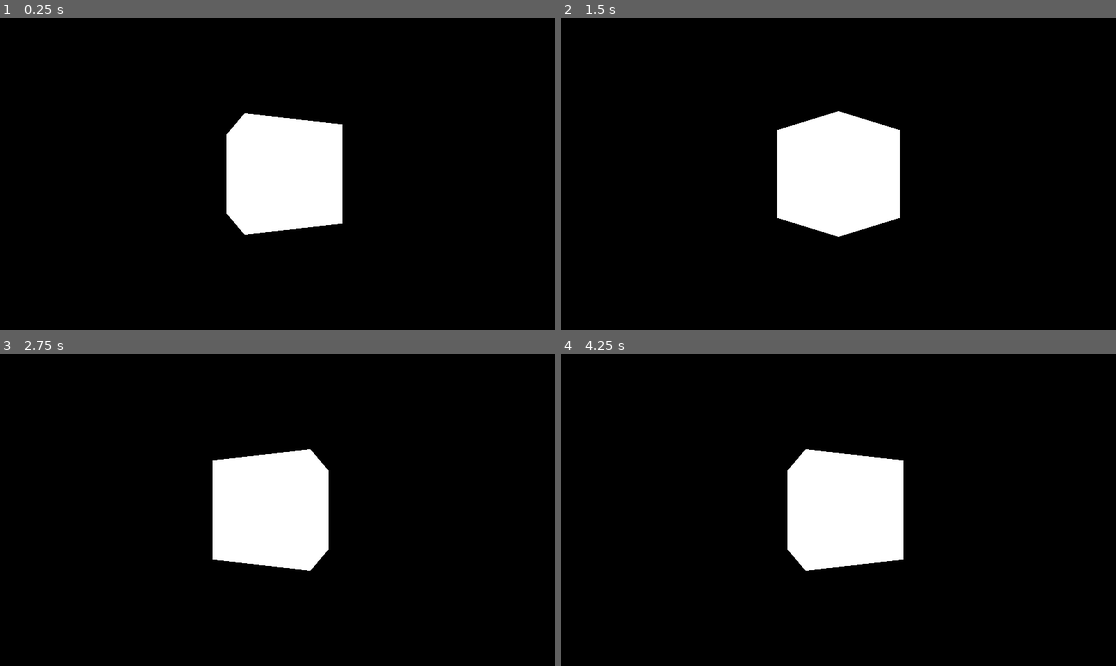
Above: before the commit, frames 1-4 (two rows, left to right).
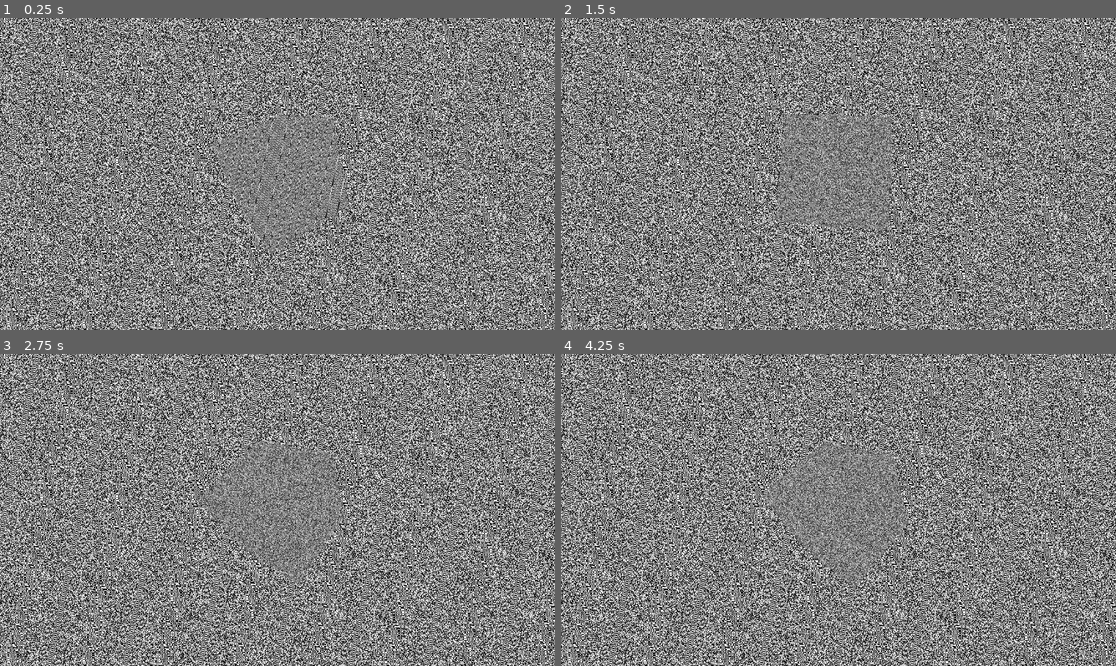
Above: after the commit, the same moments.

Repository: e-thab/motion-shaders
Game: Godot game, scene res://main.tscn
Two runs of this game, one before a commit and one after it. Both use one fixed random seed, a clock stepped at 60 frames per second and the inputs below.
Inputs:
- Up to frame 1 (0.25 s): no input
- Up to frame 2 (1.5 s): no input
- Up to frame 3 (2.75 s): no input
- Up to frame 4 (4.25 s): no input

The runs differ from the first frame. In frame 1, 84% of the frame differs, in the area x 0-100%, y 0-100%; in frame 2, 84%; in frame 3, 84%; in frame 4, 84%.

Commit message:
initial shader testing

Diff:
--- a/CubeMesh.gd
+++ b/CubeMesh.gd
@@ -8,6 +8,6 @@
 
 # Called every frame. 'delta' is the elapsed time since the previous frame.
 func _process(delta):
-	#rotate_x(delta*PI/2)
+	rotate_x(delta*PI/2)
 	rotate_y(delta*PI/2)
-	#rotate_z(delta*PI/2)
+	rotate_z(delta*PI/2)
--- a/main.gd
+++ b/main.gd
@@ -1,5 +1,7 @@
 extends Node3D
 
+@onready var rod : MeshInstance3D = $RodMesh
+var time_elapsed = 0.0
 
 # Called when the node enters the scene tree for the first time.
 func _ready() -> void:
@@ -8,4 +10,5 @@
 
 # Called every frame. 'delta' is the elapsed time since the previous frame.
 func _process(delta: float) -> void:
-	pass
+	rod.position.x = 3 * cos(time_elapsed)
+	time_elapsed += delta
--- a/main.tscn
+++ b/main.tscn
@@ -1,8 +1,21 @@
-[gd_scene load_steps=6 format=3 uid="uid://dk1bukb3csiid"]
+[gd_scene load_steps=10 format=3 uid="uid://dk1bukb3csiid"]
 
 [ext_resource type="Script" path="res://main.gd" id="1_1ii6h"]
 [ext_resource type="Script" path="res://CubeMesh.gd" id="1_fu5ag"]
 [ext_resource type="Material" uid="uid://bry5p6soxyg17" path="res://flat_material.tres" id="2_aqhog"]
+[ext_resource type="Shader" path="res://mirage.gdshader" id="4_tvea1"]
+[ext_resource type="Texture2D" uid="uid://msoatjej4mkl" path="res://solid-color-image.png" id="5_fdeft"]
+
+[sub_resource type="BoxMesh" id="BoxMesh_nk3eq"]
+
+[sub_resource type="CapsuleMesh" id="CapsuleMesh_07ui4"]
+radius = 0.01
+height = 3.0
+
+[sub_resource type="ShaderMaterial" id="ShaderMaterial_isawf"]
+shader = ExtResource("4_tvea1")
+shader_parameter/frequency = 60.0
+shader_parameter/depth = 0.005
 
 [sub_resource type="Environment" id="Environment_sp14e"]
 background_mode = 1
@@ -10,16 +23,35 @@
 ambient_light_color = Color(1, 1, 1, 1)
 ambient_light_energy = 16.0
 
-[sub_resource type="BoxMesh" id="BoxMesh_nk3eq"]
-
 [node name="Main" type="Node3D"]
 script = ExtResource("1_1ii6h")
-
-[node name="Camera3D" type="Camera3D" parent="."]
-environment = SubResource("Environment_sp14e")
 
 [node name="CubeMesh" type="MeshInstance3D" parent="."]
 transform = Transform3D(1, 0, 0, 0, 1, -1.78814e-07, 0, -1.78814e-07, 1, 0, 0, -2.32466)
 mesh = SubResource("BoxMesh_nk3eq")
 surface_material_override/0 = ExtResource("2_aqhog")
 script = ExtResource("1_fu5ag")
+
+[node name="RodMesh" type="MeshInstance3D" parent="."]
+transform = Transform3D(1, 0, 0, 0, 1, 0, 0, 0, 1, 0, 0, -3.12999)
+mesh = SubResource("CapsuleMesh_07ui4")
+surface_material_override/0 = ExtResource("2_aqhog")
+
+[node name="SubViewportContainer" type="SubViewportContainer" parent="."]
+offset_right = 1152.0
+offset_bottom = 648.0
+
+[node name="SubViewport" type="SubViewport" parent="SubViewportContainer"]
+size = Vector2i(1152, 648)
+
+[node name="TextureRect" type="TextureRect" parent="SubViewportContainer/SubViewport"]
+material = SubResource("ShaderMaterial_isawf")
+offset_right = 1152.0
+offset_bottom = 648.0
+texture = ExtResource("5_fdeft")
+
+[node name="BackBufferCopy" type="BackBufferCopy" parent="SubViewportContainer/SubViewport"]
+copy_mode = 2
+
+[node name="Camera3D" type="Camera3D" parent="SubViewportContainer/SubViewport"]
+environment = SubResource("Environment_sp14e")
--- /dev/null
+++ b/mirage.gdshader
@@ -0,0 +1,78 @@
+shader_type canvas_item;
+
+uniform sampler2D screen_texture : hint_screen_texture, filter_nearest;
+uniform float frequency = 600;
+uniform float depth = 0.07;
+
+float random( vec2 p ) {
+	// e^pi (Gelfond's constant)
+	// 2^sqrt(2) (Gelfond–Schneider constant)
+	vec2 K1 = vec2( 23.14069263277926, 2.665144142690225 );
+
+	//return fract( cos( mod( 12345678., 256. * dot(p,K1) ) ) ); // ver1
+	//return fract(cos(dot(p,K1)) * 123456.); // ver2
+	return fract(cos(dot(p,K1)) * 12345.6789); // ver3
+}
+
+void fragment() {
+	// Random static:
+	//COLOR = vec4(
+		//random(vec2(UV.x*TIME, UV.y*TIME)),
+		//random(vec2(UV.x*TIME, UV.y*TIME)),
+		//random(vec2(UV.x*TIME, UV.y*TIME)),
+		//1.0
+	//);
+
+	vec4 BLACK = vec4(0.0, 0.0, 0.0, 1.0);
+	vec4 WHITE = vec4(255.0, 255.0, 255.0, 1.0);
+
+	float r = random(vec2(UV.x, UV.y));
+
+	// Maybe try adding another viewport/shader layer that 'keeps track' of switched pixels by copying
+	// previous frame pixels from BackBufferCopy?
+
+	//vec4 r = vec4(
+		//random(vec2(UV.x, UV.y)),
+		//random(vec2(UV.x, UV.y)),
+		//random(vec2(UV.x, UV.y)),
+		//1.0
+	//);
+
+	bool white = true;
+	if (r > 0.5) {
+		white = true;
+		COLOR = WHITE;
+	} else{
+		white = false;
+		COLOR = BLACK;
+	}
+
+	vec3 c = textureLod(screen_texture, SCREEN_UV, 0.0).rgb;
+
+	if (c.r > 0.0) {
+		//if (int(TIME * 1000.0) % 2 == 0) {
+			//if (white) {
+				//COLOR = BLACK;
+			//} else {
+				//COLOR = WHITE;
+			//}
+		//}
+		COLOR = vec4(
+			random(vec2(UV.x*TIME, UV.y*TIME)),
+			random(vec2(UV.x*TIME, UV.y*TIME)),
+			random(vec2(UV.x*TIME, UV.y*TIME)),
+			1.0
+		);
+	} else {
+		//COLOR = BLACK;
+	}
+}
+
+//void fragment() {
+	//vec2 uv = SCREEN_UV;
+	//uv.x += sin(uv.y * frequency + TIME) * depth;
+	//uv.x = clamp(uv.x, 0.0, 1.0);
+	//vec3 c = textureLod(screen_texture, uv, 0.0).rgb;
+//
+	//COLOR.rgb = c;
+//}
Binary file added: solid-color-image.png
Not shown, added: solid-color-image.png.import
Binary file added: white.png
Not shown, added: white.png.import
